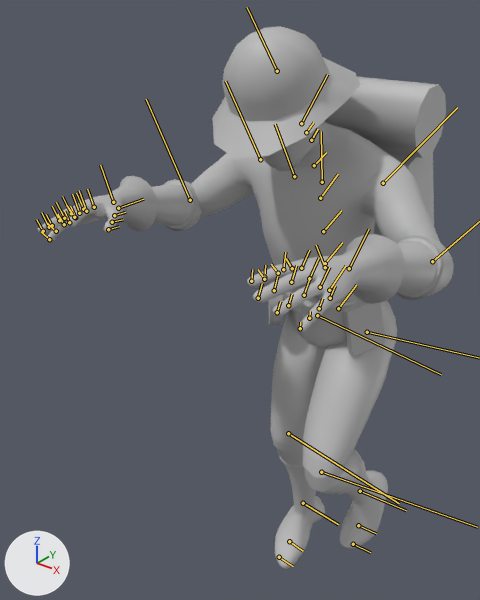
The FBX model Assets/Models/Character/Character@JumpAir.fbx, before and after one commit.
Before and after are seen from a camera (50 mm lens) standing at (0.824, -1.465, 1.975) and looking at (-0.151, -0.247, 1.22). Every picture has the same lights, and +X, +Y and +Z are marked at lower left. Both versions are drawn at frame 21 of the action 'Take 001|BaseLayer'; the numbers are the values there. The bones that bend it are drawn over the model as lines.

The first picture shows 'Backpack', 'Bedroll', 'Canteen', 'Character', 'Hat', 'Left_Cuff', 'Pouch', 'Right_Cuff'.
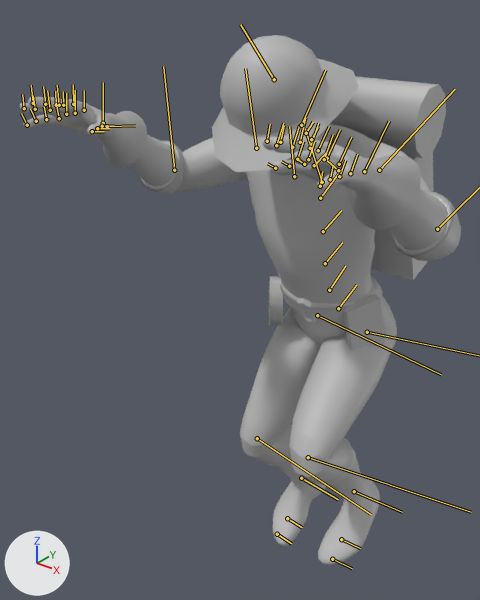
Where the change shows, as pixel boxes (x1, y1, x2, y2) in the pictures (480 x 600 px):
'Character', posed
    before: (38, 122, 454, 570)
    after: (20, 97, 461, 565)
'Hat', posed
    before: (213, 26, 360, 158)
    after: (212, 35, 359, 172)
'Left_Cuff', posed (11% wider, 7% taller)
    before: (342, 234, 404, 304)
    after: (352, 155, 421, 230)
'Right_Cuff', posed (6% wider)
    before: (110, 176, 157, 232)
    after: (97, 111, 147, 168)
bone 'AnimaticMale_l_Arm_ClavicleSHJnt', root to tip
    before: (322, 182) to (321, 131)
    after: (322, 182) to (305, 128)
bone 'AnimaticMale_l_Arm_ShoulderSHJnt', root to tip
    before: (383, 183) to (457, 107)
    after: (379, 170) to (455, 89)
bone 'AnimaticMale_r_Arm_ClavicleSHJnt', root to tip
    before: (294, 176) to (275, 124)
    after: (294, 176) to (289, 126)
bone 'AnimaticMale_r_Arm_ShoulderSHJnt', root to tip
    before: (260, 159) to (225, 81)
    after: (256, 148) to (245, 68)
bone 'AnimaticMale_r_Arm_ElbowSHJnt', root to tip
    before: (190, 200) to (146, 99)
    after: (174, 170) to (163, 66)
bone 'AnimaticMale_Neck_01SHJnt', root to tip
    before: (311, 140) to (318, 129)
    after: (311, 139) to (318, 127)
bone 'AnimaticMale_l_Leg_KneeSHJnt', root to tip
    before: (321, 472) to (477, 527)
    after: (308, 457) to (471, 512)
bone 'AnimaticMale_l_Leg_AnkleSHJnt', root to tip
    before: (360, 491) to (406, 510)
    after: (354, 491) to (402, 512)
bone 'AnimaticMale_r_Leg_KneeSHJnt', root to tip
    before: (288, 433) to (399, 503)
    after: (257, 438) to (371, 514)
bone 'AnimaticMale_r_Leg_AnkleSHJnt', root to tip
    before: (303, 503) to (338, 524)
    after: (301, 478) to (338, 499)

Patch to the scene script:
```diff
--- a/Assets/Models/Character/Character@JumpAir.fbx.py
+++ b/Assets/Models/Character/Character@JumpAir.fbx.py
@@ bone_animaticmale_l_arm_clavicleshjnt @@
 bone_animaticmale_l_arm_clavicleshjnt = bpy.data.objects['Armature'].pose.bones['AnimaticMale_l_Arm_ClavicleSHJnt']  # child of 'AnimaticMale_Spine_TopSHJnt'
-bone_animaticmale_l_arm_clavicleshjnt.rotation_quaternion = (0.991, -0.009, -0.109, -0.08)  # degrees (0, -13, -9)
+bone_animaticmale_l_arm_clavicleshjnt.rotation_quaternion = (0.989, 0.008, -0.13, 0.064)  # degrees (0, -15, 7)
@@ bone_animaticmale_l_arm_shouldershjnt @@
 bone_animaticmale_l_arm_shouldershjnt = bpy.data.objects['Armature'].pose.bones['AnimaticMale_l_Arm_ShoulderSHJnt']  # child of 'AnimaticMale_l_Arm_ClavicleSHJnt'
-bone_animaticmale_l_arm_shouldershjnt.rotation_quaternion = (0.934, -0.212, -0.256, 0.131)  # degrees (-31, -25, 23)
+bone_animaticmale_l_arm_shouldershjnt.rotation_quaternion = (0.872, -0.407, -0.254, 0.101)  # degrees (-55, -21, 24)
@@ bone_animaticmale_l_arm_elbowshjnt @@
 bone_animaticmale_l_arm_elbowshjnt = bpy.data.objects['Armature'].pose.bones['AnimaticMale_l_Arm_ElbowSHJnt']  # child of 'AnimaticMale_l_Arm_ShoulderSHJnt'
-bone_animaticmale_l_arm_elbowshjnt.rotation_quaternion = (0.856, 0.0, -0.517, 0.0)  # degrees (0, -62, 0)
+bone_animaticmale_l_arm_elbowshjnt.rotation_quaternion = (0.847, 0.0, -0.531, 0.0)  # degrees (0, -64, 0)
@@ bone_animaticmale_r_arm_clavicleshjnt @@
 bone_animaticmale_r_arm_clavicleshjnt = bpy.data.objects['Armature'].pose.bones['AnimaticMale_r_Arm_ClavicleSHJnt']  # child of 'AnimaticMale_Spine_TopSHJnt'
-bone_animaticmale_r_arm_clavicleshjnt.rotation_quaternion = (0.991, -0.009, 0.109, 0.08)  # degrees (0, 13, 9)
+bone_animaticmale_r_arm_clavicleshjnt.rotation_quaternion = (0.989, 0.008, 0.13, -0.064)  # degrees (0, 15, -7)
@@ bone_animaticmale_r_arm_shouldershjnt @@
 bone_animaticmale_r_arm_shouldershjnt = bpy.data.objects['Armature'].pose.bones['AnimaticMale_r_Arm_ShoulderSHJnt']  # child of 'AnimaticMale_r_Arm_ClavicleSHJnt'
-bone_animaticmale_r_arm_shouldershjnt.rotation_quaternion = (0.934, -0.212, 0.256, -0.131)  # degrees (-31, 25, -23)
+bone_animaticmale_r_arm_shouldershjnt.rotation_quaternion = (0.872, -0.407, 0.254, -0.101)  # degrees (-55, 21, -24)
@@ bone_animaticmale_r_arm_elbowshjnt @@
 bone_animaticmale_r_arm_elbowshjnt = bpy.data.objects['Armature'].pose.bones['AnimaticMale_r_Arm_ElbowSHJnt']  # child of 'AnimaticMale_r_Arm_ShoulderSHJnt'
-bone_animaticmale_r_arm_elbowshjnt.rotation_quaternion = (0.856, 0.0, 0.517, 0.0)  # degrees (0, 62, 0)
+bone_animaticmale_r_arm_elbowshjnt.rotation_quaternion = (0.847, 0.0, 0.531, 0.0)  # degrees (0, 64, 0)
@@ bone_animaticmale_neck_01shjnt @@
 bone_animaticmale_neck_01shjnt = bpy.data.objects['Armature'].pose.bones['AnimaticMale_Neck_01SHJnt']  # child of 'AnimaticMale_Spine_TopSHJnt'
-bone_animaticmale_neck_01shjnt.location = (0.0, 0.3, 0.1)
-bone_animaticmale_neck_01shjnt.rotation_quaternion = (0.996, 0.008, 0.032, -0.087)  # degrees (1, 4, -10)
+bone_animaticmale_neck_01shjnt.location = (0.1, 0.4, 0.1)
+bone_animaticmale_neck_01shjnt.rotation_quaternion = (0.989, 0.014, 0.051, -0.137)  # degrees (1, 6, -16)
@@ bone_animaticmale_l_leg_hipshjnt @@
 bone_animaticmale_l_leg_hipshjnt = bpy.data.objects['Armature'].pose.bones['AnimaticMale_l_Leg_HipSHJnt']  # child of 'AnimaticMale_ROOTSHJnt'
-bone_animaticmale_l_leg_hipshjnt.rotation_quaternion = (0.813, -0.083, -0.574, -0.058)  # degrees (-12, -70, 0)
+bone_animaticmale_l_leg_hipshjnt.rotation_quaternion = (0.721, -0.069, -0.689, -0.032)  # degrees (-53, -86, 45)
@@ bone_animaticmale_l_leg_kneeshjnt @@
 bone_animaticmale_l_leg_kneeshjnt = bpy.data.objects['Armature'].pose.bones['AnimaticMale_l_Leg_KneeSHJnt']  # child of 'AnimaticMale_l_Leg_HipSHJnt'
-bone_animaticmale_l_leg_kneeshjnt.rotation_quaternion = (0.736, 0.0, 0.677, 0.0)  # degrees (0, 85, 0)
+bone_animaticmale_l_leg_kneeshjnt.rotation_quaternion = (0.656, 0.0, 0.755, 0.0)  # degrees (0, 98, 0)
@@ bone_animaticmale_l_leg_ankleshjnt @@
 bone_animaticmale_l_leg_ankleshjnt = bpy.data.objects['Armature'].pose.bones['AnimaticMale_l_Leg_AnkleSHJnt']  # child of 'AnimaticMale_l_Leg_KneeSHJnt'
-bone_animaticmale_l_leg_ankleshjnt.rotation_quaternion = (0.969, 0.113, 0.191, 0.108)  # degrees (16, 20, 16)
+bone_animaticmale_l_leg_ankleshjnt.rotation_quaternion = (0.99, 0.129, -0.03, 0.054)  # degrees (15, -4, 6)
@@ bone_animaticmale_r_leg_hipshjnt @@
 bone_animaticmale_r_leg_hipshjnt = bpy.data.objects['Armature'].pose.bones['AnimaticMale_r_Leg_HipSHJnt']  # child of 'AnimaticMale_ROOTSHJnt'
-bone_animaticmale_r_leg_hipshjnt.rotation_quaternion = (0.943, 0.054, -0.322, 0.066)  # degrees (4, -38, 6)
+bone_animaticmale_r_leg_hipshjnt.rotation_quaternion = (0.857, 0.066, -0.508, 0.053)  # degrees (7, -61, 3)
@@ bone_animaticmale_r_leg_kneeshjnt @@
 bone_animaticmale_r_leg_kneeshjnt = bpy.data.objects['Armature'].pose.bones['AnimaticMale_r_Leg_KneeSHJnt']  # child of 'AnimaticMale_r_Leg_HipSHJnt'
-bone_animaticmale_r_leg_kneeshjnt.rotation_quaternion = (0.977, 0.0, 0.212, 0.0)  # degrees (0, 24, 0)
+bone_animaticmale_r_leg_kneeshjnt.rotation_quaternion = (0.827, 0.0, 0.562, 0.0)  # degrees (0, 68, 0)
@@ bone_animaticmale_r_leg_ankleshjnt @@
 bone_animaticmale_r_leg_ankleshjnt = bpy.data.objects['Armature'].pose.bones['AnimaticMale_r_Leg_AnkleSHJnt']  # child of 'AnimaticMale_r_Leg_KneeSHJnt'
-bone_animaticmale_r_leg_ankleshjnt.rotation_quaternion = (0.976, -0.106, 0.175, -0.078)  # degrees (-14, 19, -12)
+bone_animaticmale_r_leg_ankleshjnt.rotation_quaternion = (0.99, -0.128, 0.0, -0.065)  # degrees (-15, -1, -7)
```
